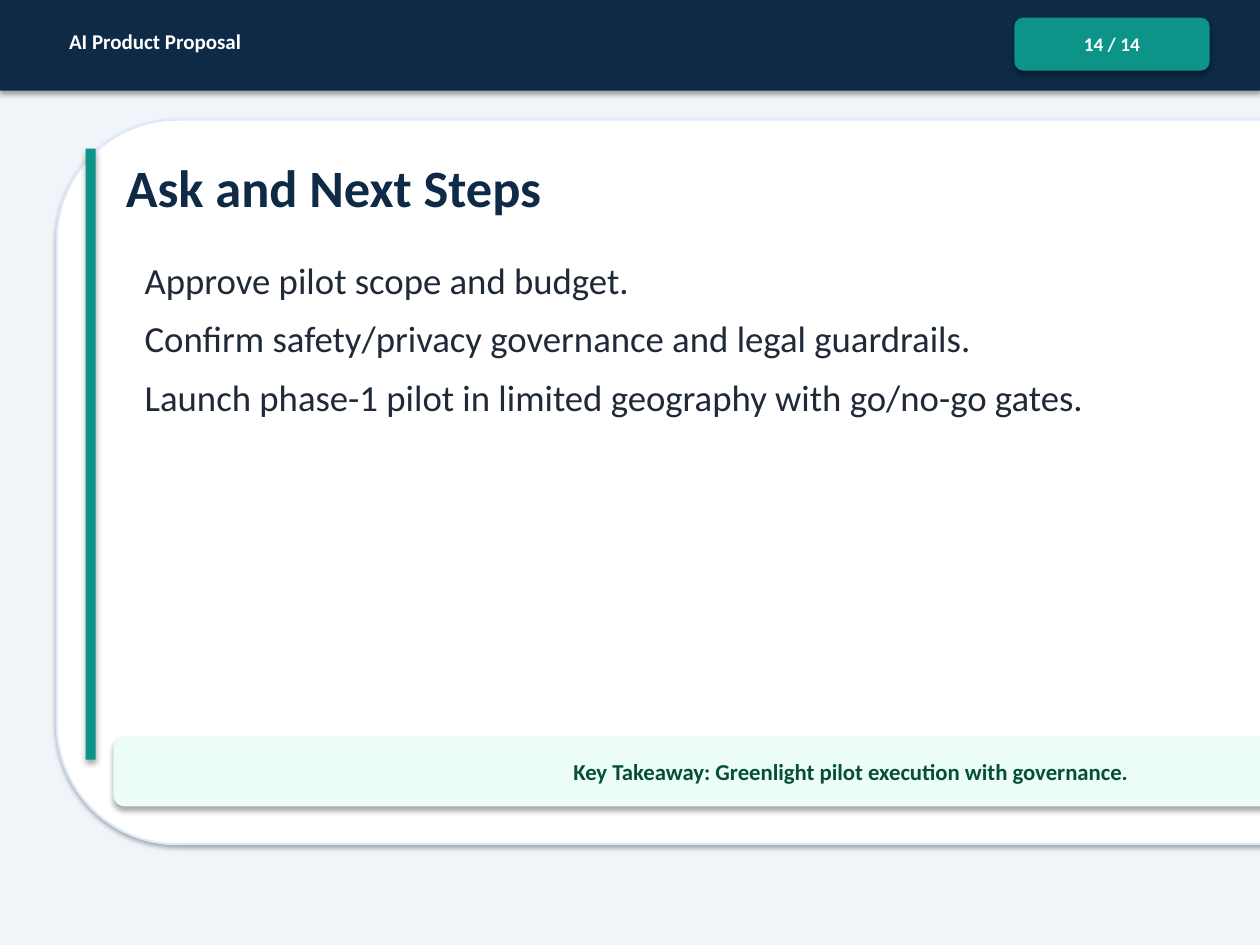
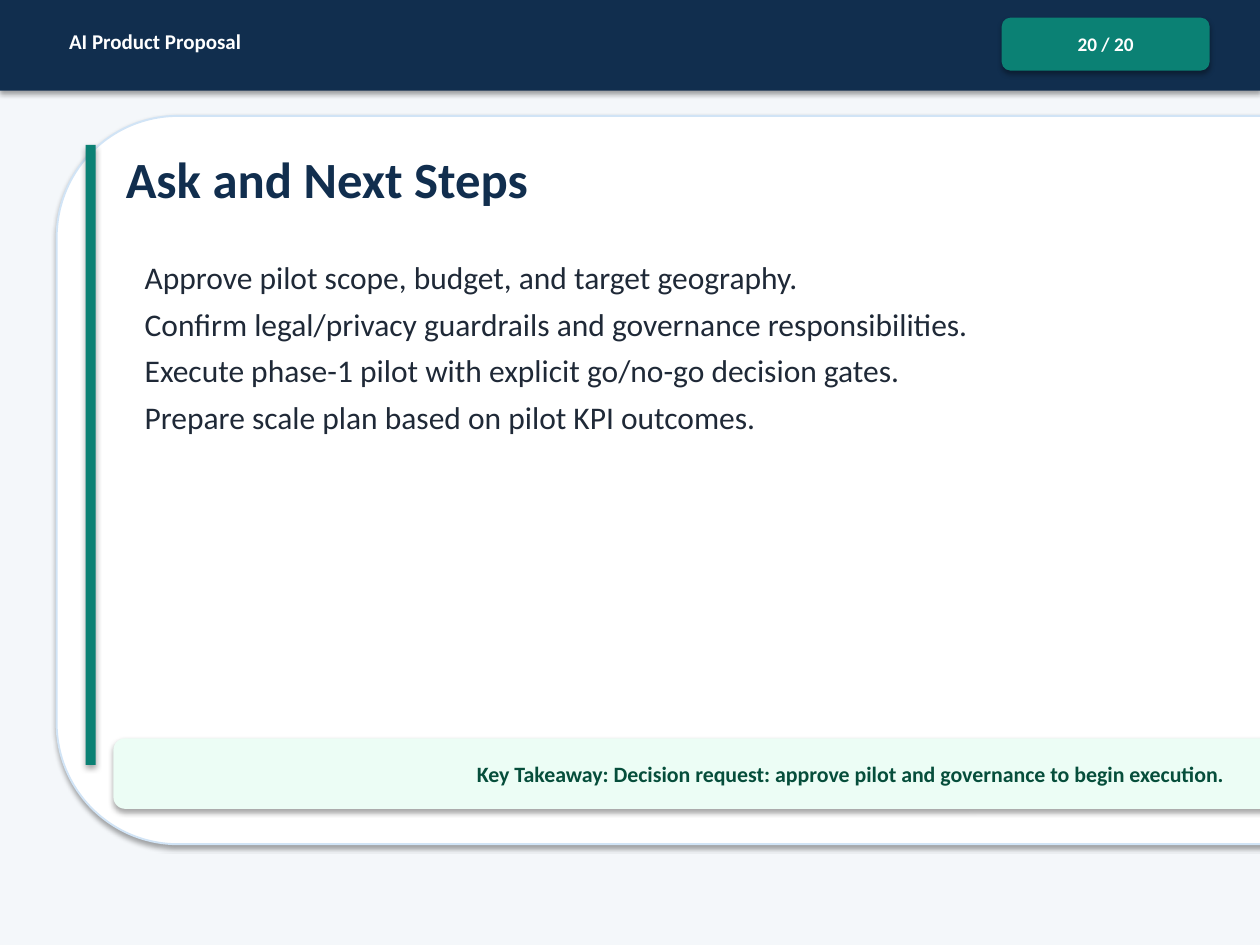
Before and after one commit to Zia-CRM-hub/AI-ProductManager, a slide deck: slide 20 of ProductManager_InnovativeBusinessSolutionWithLLM_Project/ProductManager_InnovativeBusinessSolutionWithLLM_Submission.pptx (slide 14 before the commit). Drawn at 1260x945 pixels with LibreOffice and Linux fonts; fonts in the diff are those of the drawing. Boxes give left, top, right and bottom in pixels: in the first picture for what was removed or moved away, otherwise in the second. Text is boxed around its words. In the diff, an @@ line names an element or a change of style, - is before the commit and + after.

```diff
--- a/ProductManager_InnovativeBusinessSolutionWithLLM_Project/ProductManager_InnovativeBusinessSolutionWithLLM_Submission.pptx
+++ b/ProductManager_InnovativeBusinessSolutionWithLLM_Project/ProductManager_InnovativeBusinessSolutionWithLLM_Submission.pptx
@@ rectangle at [0, 0, 1260, 945]: fill #F1F5F9 to #F4F7FA @@
@@ rectangle at [0, 0, 1260, 91]: fill #0E2A47 to #112E4E @@
@@ rounded rectangle "20 / 20" at [1002, 18, 1210, 71]: fill #0D9488 to #0B8174 @@
@@ rounded rectangle "20 / 20": place and size @@
-rounded rectangle "20 / 20" at [1014, 18, 1210, 71]
+rounded rectangle "20 / 20" at [1002, 18, 1210, 71]
@@ text in rounded rectangle at [1078, 38, 1133, 51]: text changed @@
-14 / 14
+20 / 20
@@ rounded rectangle: place and size @@
-rounded rectangle at [57, 120, 1260, 844]
+rounded rectangle at [57, 116, 1260, 844]
@@ rounded rectangle at [57, 116, 1260, 844]: outline #DBEAFE 1.2 pt to #D1E4F6 1.1 pt @@
@@ rectangle: place and size @@
-rectangle at [86, 149, 96, 760]
+rectangle at [86, 145, 96, 765]
@@ rectangle at [86, 145, 96, 765]: fill #0D9488 to #0B8174 @@
@@ text "Ask and Next Steps": place and size @@
-text "Ask and Next Steps" at [126, 170, 541, 216]
+text "Ask and Next Steps" at [126, 162, 528, 206]
@@ text "Ask and Next Steps" at [126, 162, 528, 206]: size 30 to 29 pt, text colour #0E2A47 to #112E4E @@
@@ text at [145, 267, 967, 434]: text changed; size 21 to 18 pt @@
-Approve pilot scope and budget.
-Confirm safety/privacy governance and legal guardrails.
-Launch phase-1 pilot in limited geography with go/no-go gates.
+Approve pilot scope, budget, and target geography.
+Confirm legal/privacy guardrails and governance responsibilities.
+Execute phase-1 pilot with explicit go/no-go decision gates.
+Prepare scale plan based on pilot KPI outcomes.
@@ text in rounded rectangle at [477, 766, 1223, 786]: text changed; size 13 to 12.5 pt @@
-Key Takeaway: Greenlight pilot execution with governance.
+Key Takeaway: Decision request: approve pilot and governance to begin execution.
```
Also in this commit, not shown: 12 other slides changed, 7 slides added, 1 slide removed.
